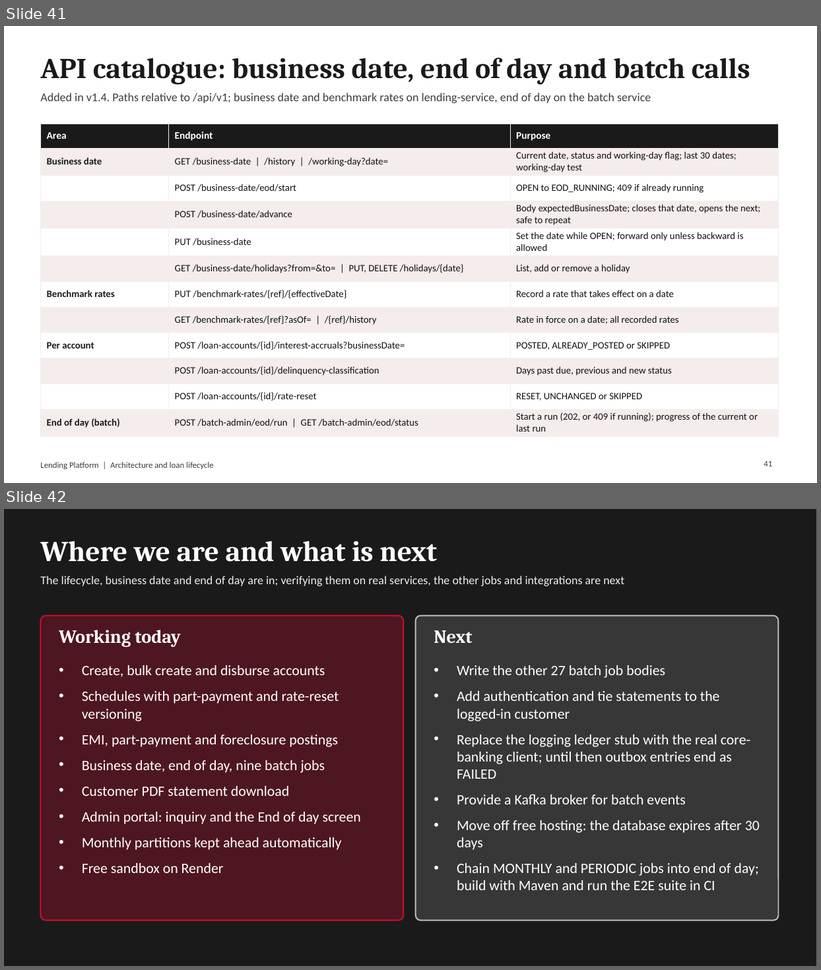
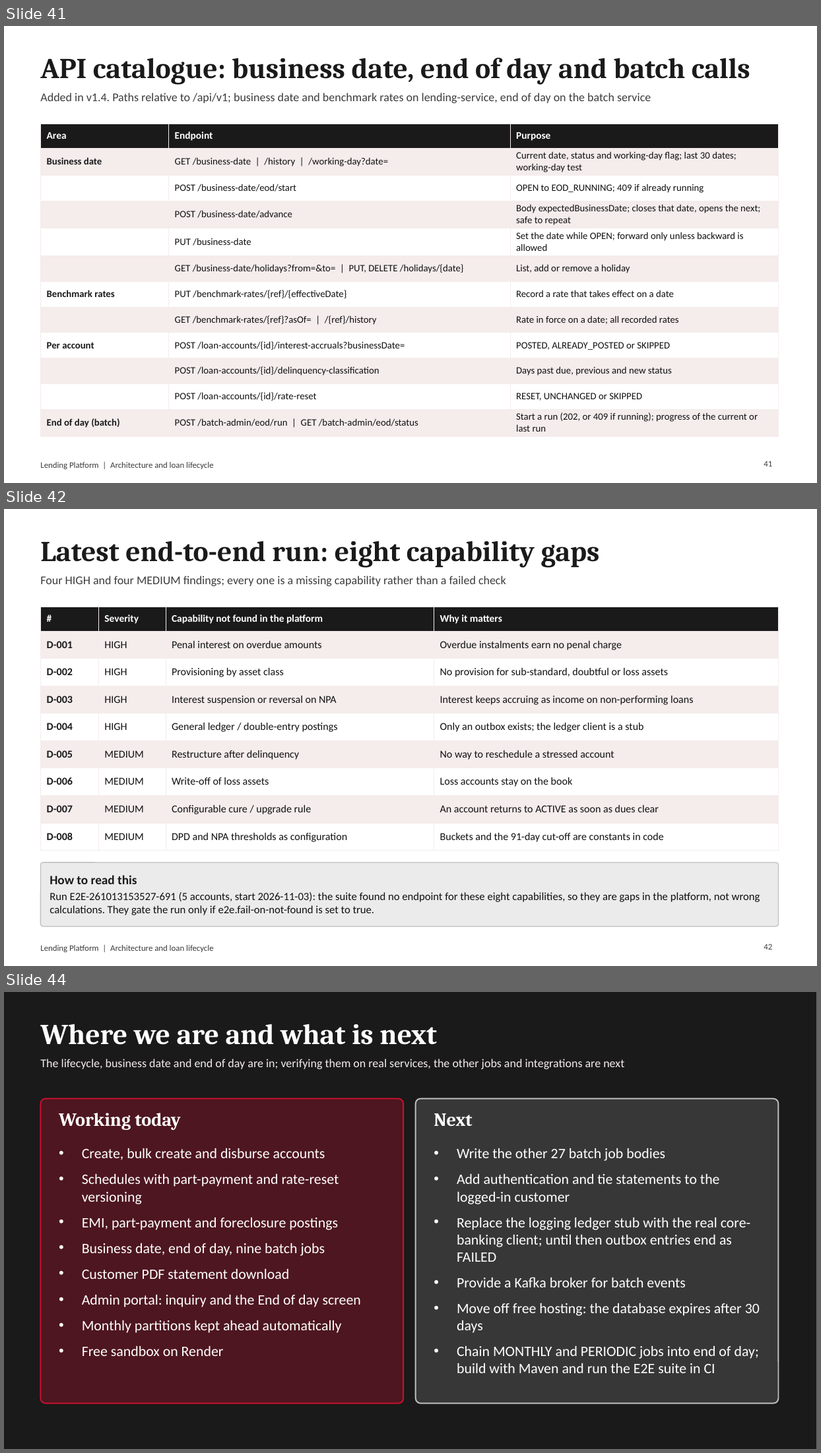
Before and after one commit to kiran199-code/lending, a slide deck: docs/Lending-Platform-Architecture-v1.6.pptx. Shown one above the other, each under a label of ours: slides 41 and 42 before the commit, slides 41, 42 and 44 after it; the slides between them are not shown. The pictures are 821x970 and 821x1453 pixels, drawn with LibreOffice and Linux fonts; fonts in the diff are those of the drawing. Boxes give left, top, right and bottom in pixels: in the first picture for what was removed or moved away, otherwise in the second. Text is boxed around its words. In the diff, an @@ line names an element or a change of style, - is before the commit and + after.

```diff
--- a/docs/Lending-Platform-Architecture-v1.6.pptx
+++ b/docs/Lending-Platform-Architecture-v1.6.pptx
@@ slide 42 added at [4, 509, 817, 966], background #FFFFFF; not listed: 1 template element that a slide beside it also shows @@
@@ title added at [40, 541, 600, 568], 34 pt, text #1A1A1A, bold @@
+Latest end-to-end run: eight capability gaps
@@ text added at [40, 576, 506, 586], 14 pt, text #3C3C3C @@
+Four HIGH and four MEDIUM findings; every one is a missing capability rather than a failed check
@@ table added at [40, 607, 779, 851], 9 rows, 4 columns @@
+# | Severity | Capability not found in the platform | Why it matters
+D-001 | HIGH | Penal interest on overdue amounts | Overdue instalments earn no penal charge
+D-002 | HIGH | Provisioning by asset class | No provision for sub-standard, doubtful or loss assets
+D-003 | HIGH | Interest suspension or reversal on NPA | Interest keeps accruing as income on non-performing loans
+D-004 | HIGH | General ledger / double-entry postings | Only an outbox exists; the ledger client is a stub
+D-005 | MEDIUM | Restructure after delinquency | No way to reschedule a stressed account
+D-006 | MEDIUM | Write-off of loss assets | Loss accounts stay on the book
+D-007 | MEDIUM | Configurable cure / upgrade rule | An account returns to ACTIVE as soon as dues clear
+D-008 | MEDIUM | DPD and NPA thresholds as configuration | Buckets and the 91-day cut-off are constants in code
@@ rounded rectangle added at [40, 863, 779, 927], fill #BFBFBF at 30% opacity, outline #BFBFBF 1 pt, 13 pt, text #111111 @@
+How to read this
+Run E2E-261013153527-691 (5 accounts, start 2026-11-03): the suite found no endpoint for these eight capabilities, so they are gaps in the platform, not wrong calculations. They gate the run only if e2e.fail-on-not-found is set to true.
@@ page number added at [764, 944, 772, 950], 10 pt, text #3C3C3C @@
+42
@@ what was slide 42 is now slide 44 @@
```
Also in this commit, not shown: 2 slides changed, 1 other slide added, 2 other files.
